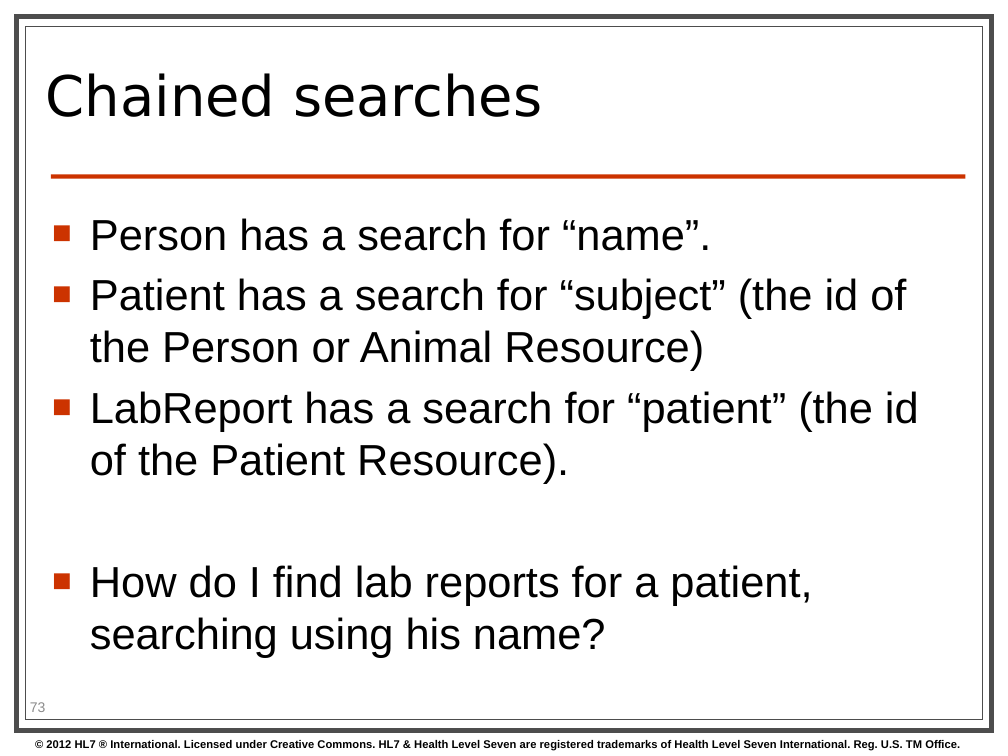
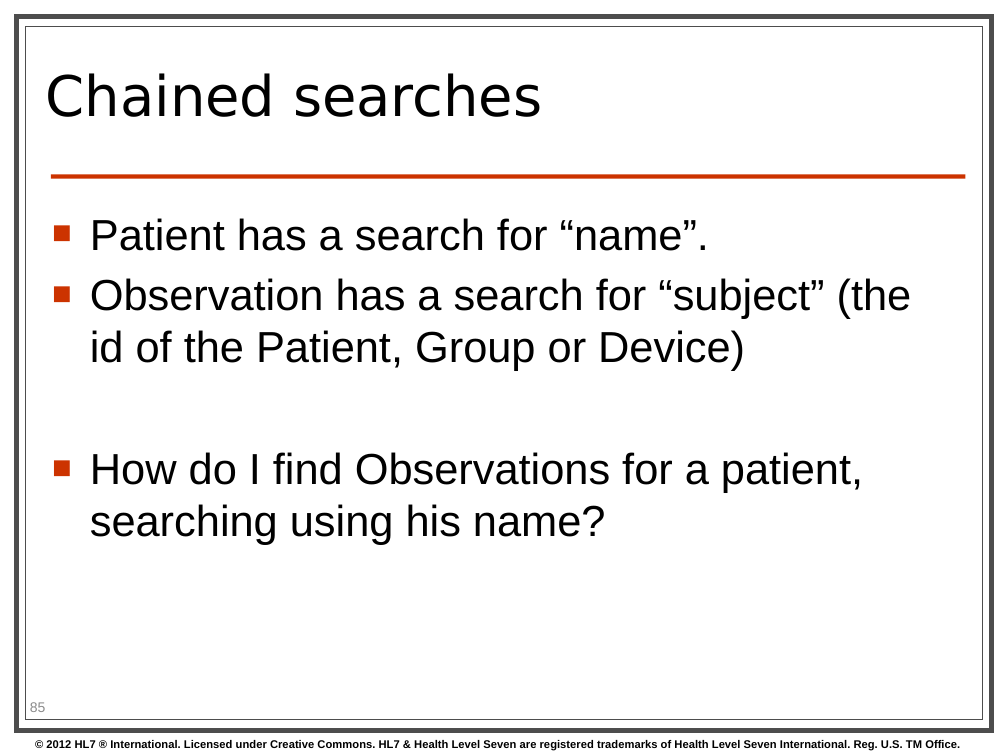
Before and after one commit to vista-novo/fhir, a slide deck: slide 85 of presentations/2013-05 Tutorials/201305 - Atlanta - FhirForDevelopersWGMTutorial.pptx (slide 73 before the commit). Drawn at 1008x756 pixels with LibreOffice and Linux fonts; fonts in the diff are those of the drawing; background and template pictures are left out. Boxes give left, top, right and bottom in pixels: in the first picture for what was removed or moved away, otherwise in the second. Text is boxed around its words. In the diff, an @@ line names an element or a change of style, - is before the commit and + after.

```diff
--- a/presentations/2013-05 Tutorials/201305 - Atlanta - FhirForDevelopersWGMTutorial.pptx
+++ b/presentations/2013-05 Tutorials/201305 - Atlanta - FhirForDevelopersWGMTutorial.pptx
@@ text at (90, 218, 912, 544): text changed @@
-■ Person has a search for “name”.
-■ Patient has a search for “subject” (the id of the Person or Animal Resource)
-■ LabReport has a search for “patient” (the id of the Patient Resource).
-■ How do I find lab reports for a patient, searching using his name?
+■ Patient has a search for “name”.
+■ Observation has a search for “subject” (the id of the Patient, Group or Device)
+■ How do I find Observations for a patient, searching using his name?
@@ page number at (30, 702, 46, 712): text changed @@
-73
+85
```
Also in this commit, not shown: 35 other slides changed, 10 slides added, 14 slides removed.
